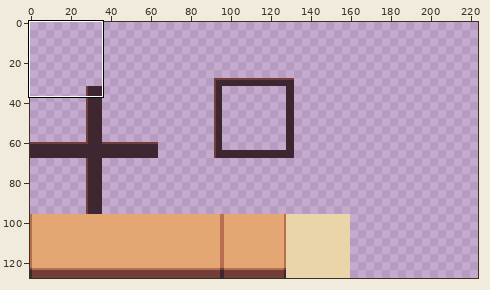
A sprite sheet gets an edit: textures/tilemaps/building_tiles.png. Above: a wide view before the commit, with the close-up outlined.
Close-up. Before the commit:
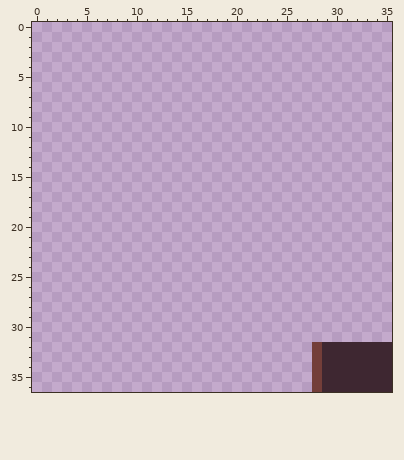
The file is 160x128 pixels. Shown: x 0..35, y 0..36. The old version is drawn lined up with the new one, on the new canvas. The commit also changed other parts of the picture, which this record leaves out.
New version:
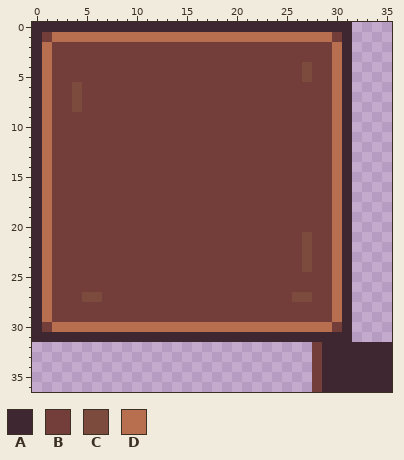
Palette (. is transparent): A #3e2731  B #733e39  C #7d4b3e  D #b86f50
Edits made:
canvas 160x128 -> 224x128
Colour A now appears in row 0 at x 0 to 31; in rows 1 to 30 at x 0 and 31; in row 31 at x 0 to 31.
Colour B now appears in row 1 at x 1 and 30; in rows 2 to 3 at x 2 to 29; in rows 4 to 5 at x 2 to 26 and 28 to 29; in rows 6 to 8 at x 2 to 3 and 5 to 29; in rows 9 to 20 at x 2 to 29; in rows 21 to 24 at x 2 to 26 and 28 to 29.
Colour B now appears in rows 25 to 26 at x 2 to 29; in row 27 at x 2 to 4, 7 to 25 and 28 to 29; in rows 28 to 29 at x 2 to 29; in row 30 at x 1 and 30.
Colour C now appears in rows 4 to 5 at x 27; in rows 6 to 8 at x 4; in rows 21 to 24 at x 27; in row 27 at x 5 to 6 and 26 to 27.
Colour D now appears in row 1 at x 2 to 29; in rows 2 to 29 at x 1 and 30; in row 30 at x 2 to 29.
